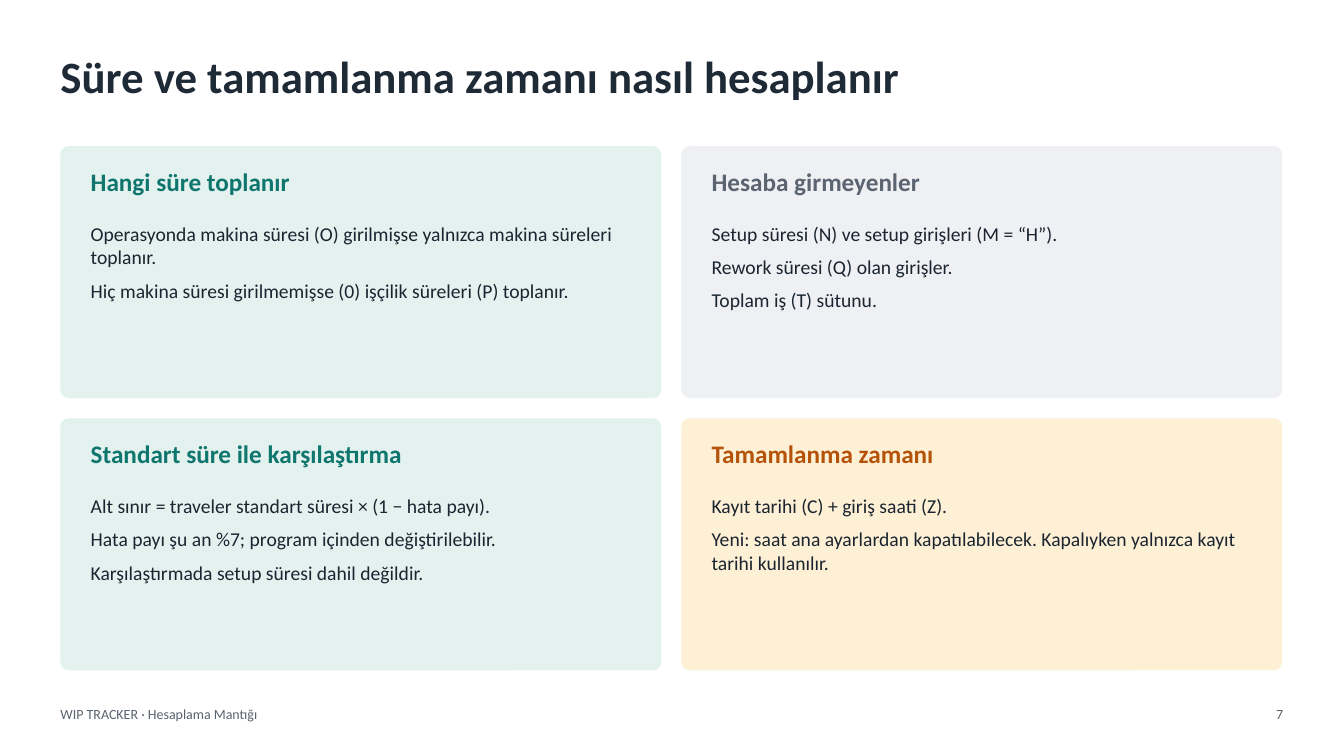
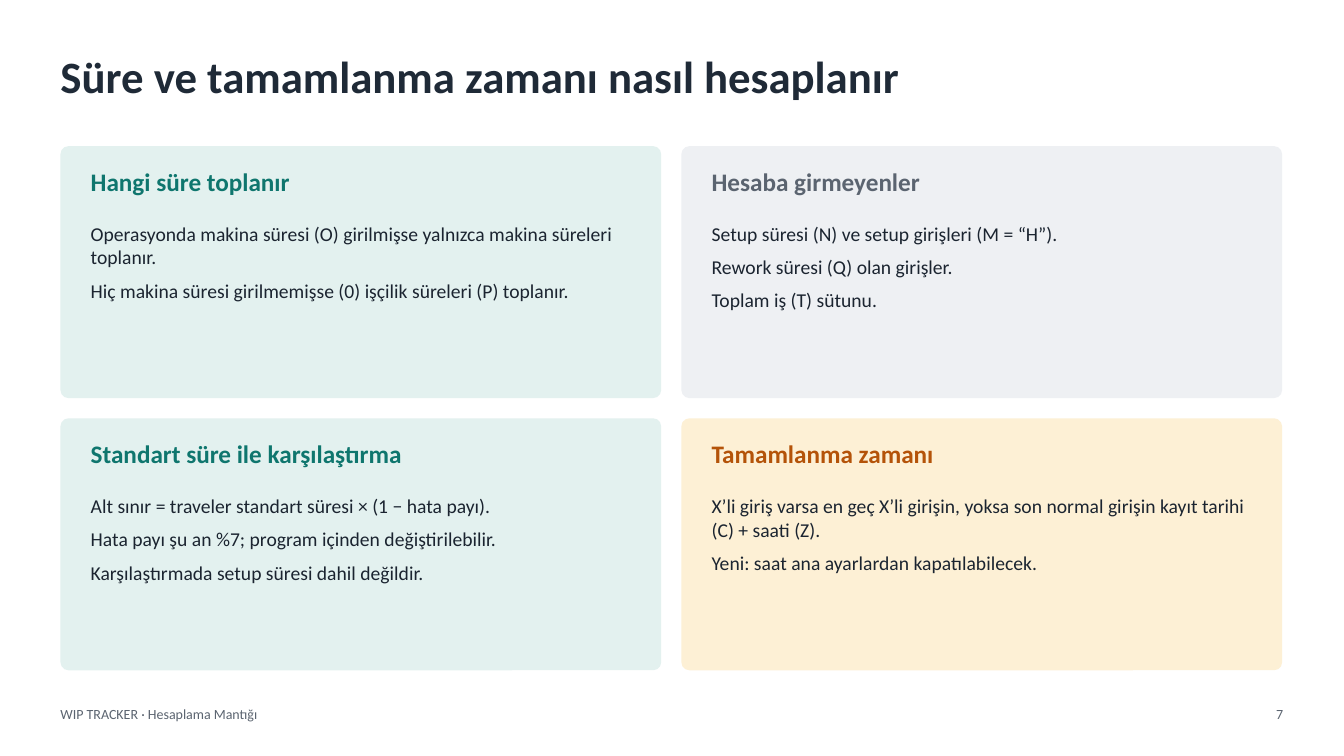
Before and after one commit to EfeYaltirikli/WIP_TRACKER_PUBLIC, a slide deck: slide 7 of WIP_TRACKER_Hesaplama_Mantigi.pptx. Drawn at 1344x756 pixels with LibreOffice and Linux fonts; fonts in the diff are those of the drawing. Boxes give left, top, right and bottom in pixels: in the first picture for what was removed or moved away, otherwise in the second. Text is boxed around its words. In the diff, an @@ line names an element or a change of style, - is before the commit and + after.

```diff
--- a/WIP_TRACKER_Hesaplama_Mantigi.pptx
+++ b/WIP_TRACKER_Hesaplama_Mantigi.pptx
@@ text at [712,499,1244,573]: text changed @@
-Kayıt tarihi (C) + giriş saati (Z).
-Yeni: saat ana ayarlardan kapatılabilecek. Kapalıyken yalnızca kayıt tarihi kullanılır.
+X’li giriş varsa en geç X’li girişin, yoksa son normal girişin kayıt tarihi (C) + saati (Z).
+Yeni: saat ana ayarlardan kapatılabilecek.
```
Also in this commit, not shown: 3 other slides changed.
